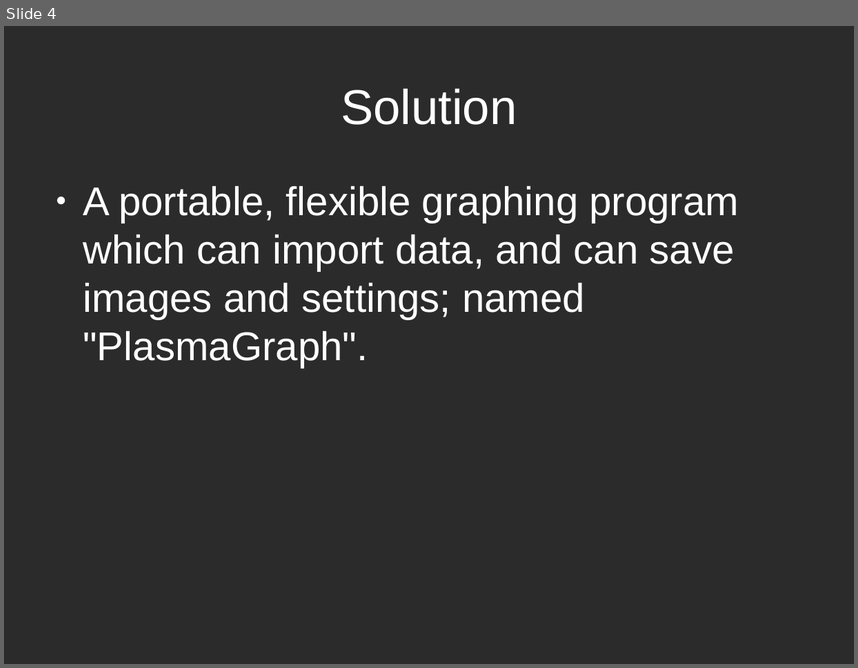
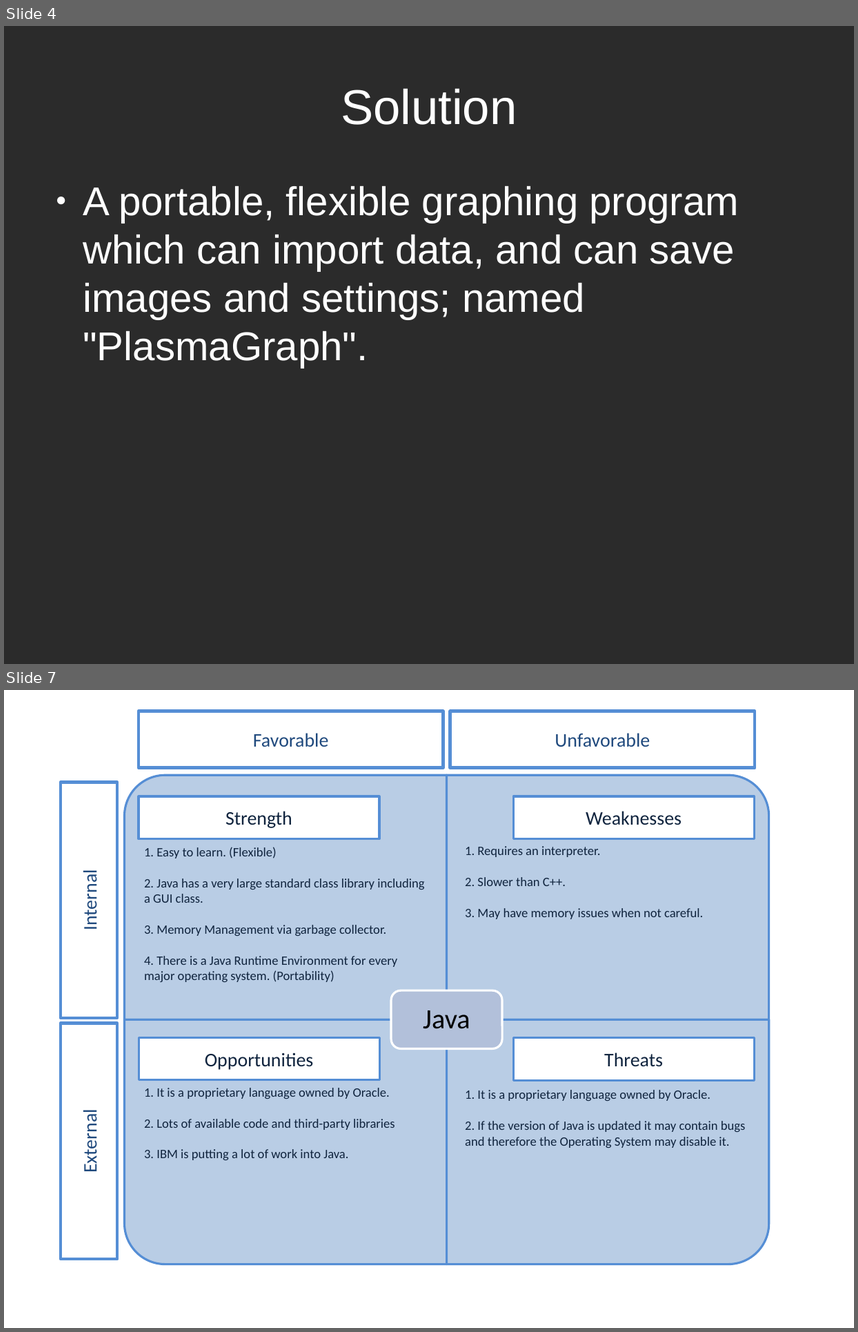
Before and after one commit to plasmavisgroup/PlasmaGraph, a slide deck: specs/Presentaciones/Presentacion de Mitad/Mid-Project Presentation.odp. Shown one above the other, each under a label of ours: slide 4 before the commit, slides 4 and 7 after it; the slides between them are not shown. The pictures are 858x668 and 858x1332 pixels, drawn with LibreOffice and Linux fonts; fonts in the diff are those of the drawing; background and template pictures are left out; a plain dark background stands for a picture behind light text. Boxes give left, top, right and bottom in pixels: in the first picture for what was removed or moved away, otherwise in the second. Text is boxed around its words. In the diff, an @@ line names an element or a change of style, - is before the commit and + after.

Commit message:
Adding a bunch of minor changes to code, but mostly it's the new SDD stuff AND THE GANTT CHART. Will export to a useful version (read: a version that can be put into the SPMP) tomorrow.

```diff
--- a/specs/Presentaciones/Presentacion de Mitad/Mid-Project Presentation.odp
+++ b/specs/Presentaciones/Presentacion de Mitad/Mid-Project Presentation.odp
@@ slide 7 added at (x1=4, y1=690, x2=854, y2=1328), background #FFFFFF @@
@@ rectangle added at (x1=139, y1=711, x2=444, y2=768), fill #FFFFFF, outline #558ED5 3 pt, 18 pt, text #1F497D @@
+Favorable
@@ rectangle added at (x1=450, y1=711, x2=755, y2=768), fill #FFFFFF, outline #558ED5 3 pt, 18 pt, text #1F497D @@
+Unfavorable
@@ rectangle added at (x1=61, y1=781, x2=117, y2=1018), fill #FFFFFF, outline #558ED5 3 pt, 18 pt, text #1F497D @@
+Internal
@@ round rect added at (x1=125, y1=776, x2=447, y2=1020), fill #B9CDE5, outline #558ED5 2.01 pt @@
@@ round rect added at (x1=447, y1=775, x2=769, y2=1019), fill #B9CDE5, outline #558ED5 2.01 pt @@
@@ rectangle added at (x1=139, y1=796, x2=379, y2=839), fill #FFFFFF, outline #558ED5 2.01 pt, 18 pt, text #10243E @@
+Strength
@@ rectangle added at (x1=514, y1=796, x2=755, y2=839), fill #FFFFFF, outline #558ED5 2.01 pt, 18 pt, text #10243E @@
+Weaknesses
@@ text added at (x1=144, y1=847, x2=424, y2=982), 12 pt, text #10243E @@
+1. Easy to learn. (Flexible)
+2. Java has a very large standard class library including a GUI class.
+3. Memory Management via garbage collector.
+4. There is a Java Runtime Environment for every major operating system. (Portability)
@@ text added at (x1=465, y1=846, x2=703, y2=919), 12 pt, text #10243E @@
+1. Requires an interpreter.
+2. Slower than C++.
+3. May have memory issues when not careful.
@@ rounded rectangle added at (x1=391, y1=990, x2=502, y2=1048), fill #B2C0DA, outline #FFFFFF 2.01 pt, 26 pt, text #000000 @@
+Java
@@ round rect added at (x1=124, y1=1019, x2=447, y2=1264), fill #B9CDE5, outline #558ED5 2.01 pt @@
@@ round rect added at (x1=447, y1=1020, x2=770, y2=1264), fill #B9CDE5, outline #558ED5 2.01 pt @@
@@ rectangle added at (x1=61, y1=1023, x2=117, y2=1259), fill #FFFFFF, outline #558ED5 3 pt, 18 pt, text #1F497D @@
+External
@@ rectangle added at (x1=139, y1=1037, x2=379, y2=1080), fill #FFFFFF, outline #558ED5 2.01 pt, 18 pt, text #10243E @@
+Opportunities
@@ rectangle added at (x1=514, y1=1038, x2=755, y2=1081), fill #FFFFFF, outline #558ED5 2.01 pt, 18 pt, text #10243E @@
+Threats
@@ text added at (x1=144, y1=1087, x2=395, y2=1160), 12 pt, text #10243E @@
+1. It is a proprietary language owned by Oracle.
+2. Lots of available code and third-party libraries
+3. IBM is putting a lot of work into Java.
@@ text added at (x1=465, y1=1090, x2=746, y2=1147), 12 pt, text #10243E @@
+1. It is a proprietary language owned by Oracle.
+2. If the version of Java is updated it may contain bugs and therefore the Operating System may disable it.
```
Also in this commit, not shown: 6 slides changed, 4 other slides added, 26 other files.
